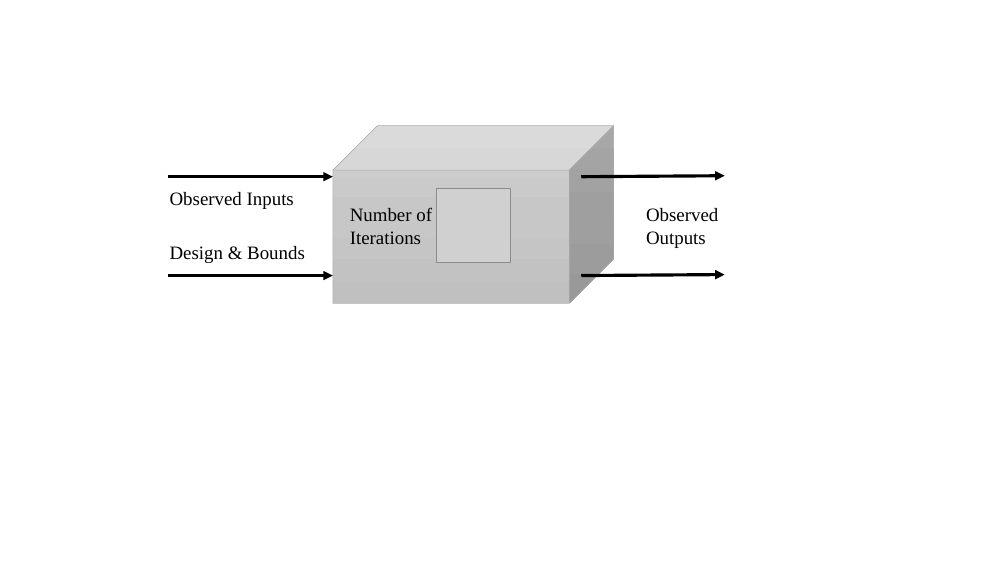
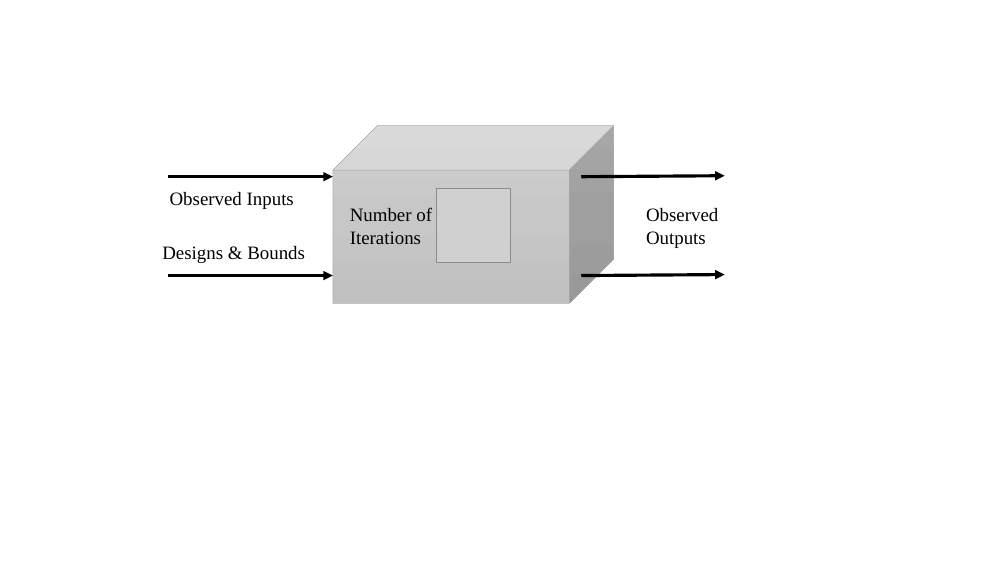
Before and after one commit to jsmarti/SURF_2016, a slide deck: slide 2 of Tool_Resources/drawings.pptx. Drawn at 1008x567 pixels with LibreOffice and Linux fonts; fonts in the diff are those of the drawing; grey boxes stand for pictures. Boxes give left, top, right and bottom in pixels: in the first picture for what was removed or moved away, otherwise in the second. Text is boxed around its words. In the diff, an @@ line names an element or a change of style, - is before the commit and + after.

```diff
--- a/Tool_Resources/drawings.pptx
+++ b/Tool_Resources/drawings.pptx
@@ text at bbox=[162, 246, 305, 263]: text changed @@
-Design & Bounds
+Designs & Bounds
```
Also in this commit, not shown: 14 other files.
